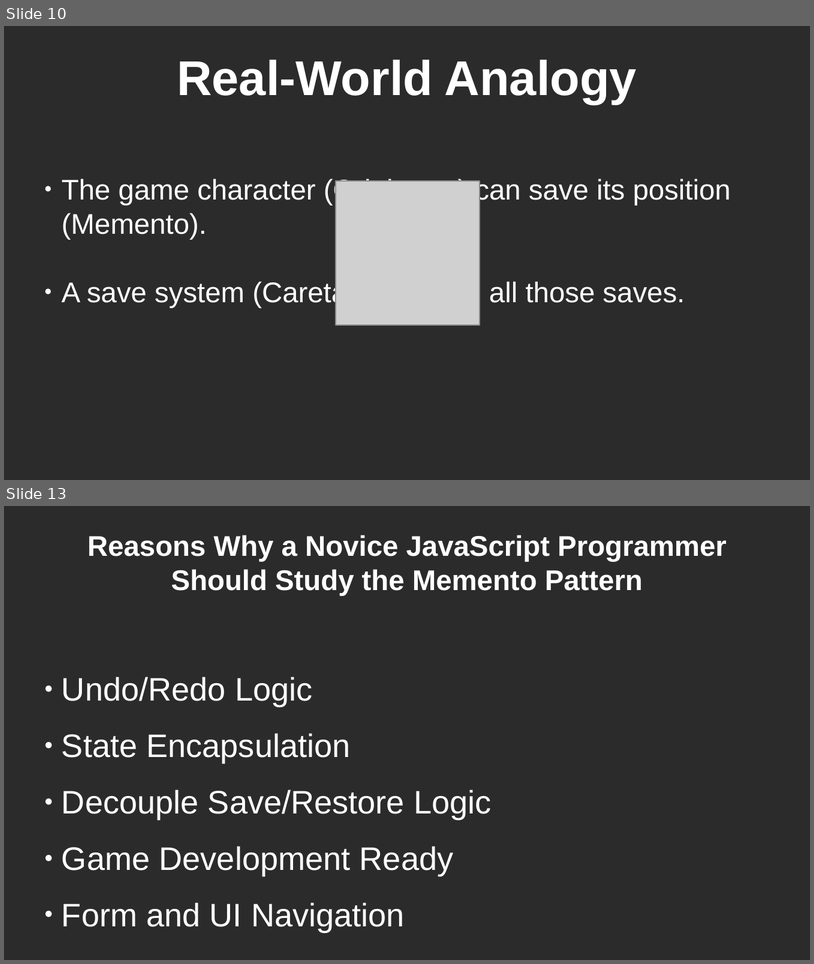
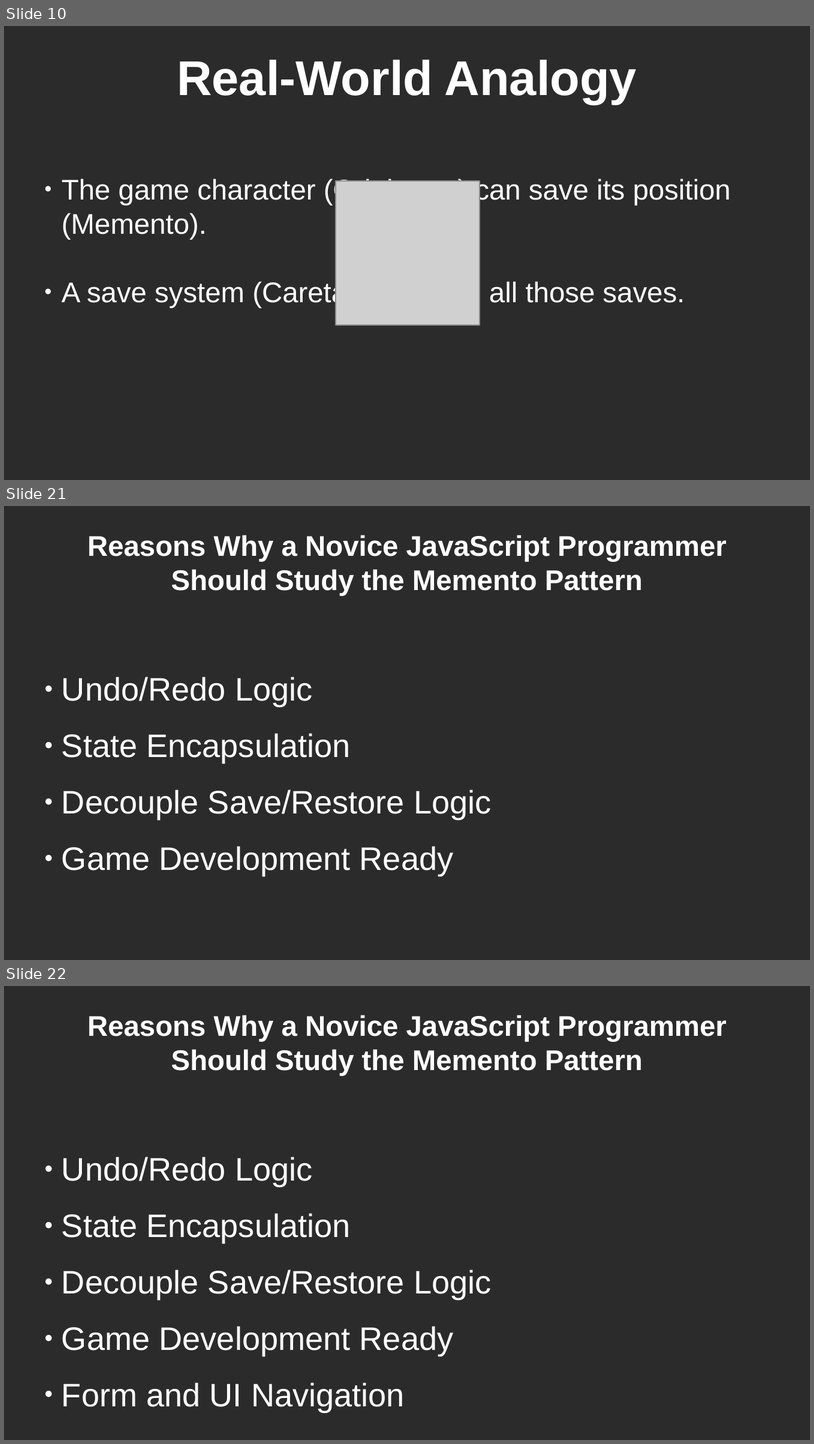
Before and after one commit to RayAndrade/JavaScriptStudy, a slide deck: Behavioral/Memento/intro.odp. Shown one above the other, each under a label of ours: slides 10 and 13 before the commit, slides 10, 21 and 22 after it; the slides between them are not shown. The pictures are 814x964 and 814x1444 pixels, drawn with LibreOffice and Linux fonts; fonts in the diff are those of the drawing; grey boxes stand for pictures; background and template pictures are left out; a plain dark background stands for a picture behind light text. Boxes give left, top, right and bottom in pixels: in the first picture for what was removed or moved away, otherwise in the second. Text is boxed around its words. In the diff, an @@ line names an element or a change of style, - is before the commit and + after.

```diff
--- a/Behavioral/Memento/intro.odp
+++ b/Behavioral/Memento/intro.odp
@@ slide 21 added at <box>4,506,810,960</box>, background picture (left out) @@
@@ title added at <box>87,535,727,596</box>, 28 pt, text #FFFFFF, bold @@
+Reasons Why a Novice JavaScript Programmer Should Study the Memento Pattern
@@ subtitle added at <box>62,676,492,875</box>, 32 pt, text #FFFFFF @@
+● Undo/Redo Logic
+● State Encapsulation
+● Decouple Save/Restore Logic
+● Game Development Ready
@@ what was slide 13 is now slide 22 @@
```
Also in this commit, not shown: 3 slides changed, 8 other slides added, 12 other files.
